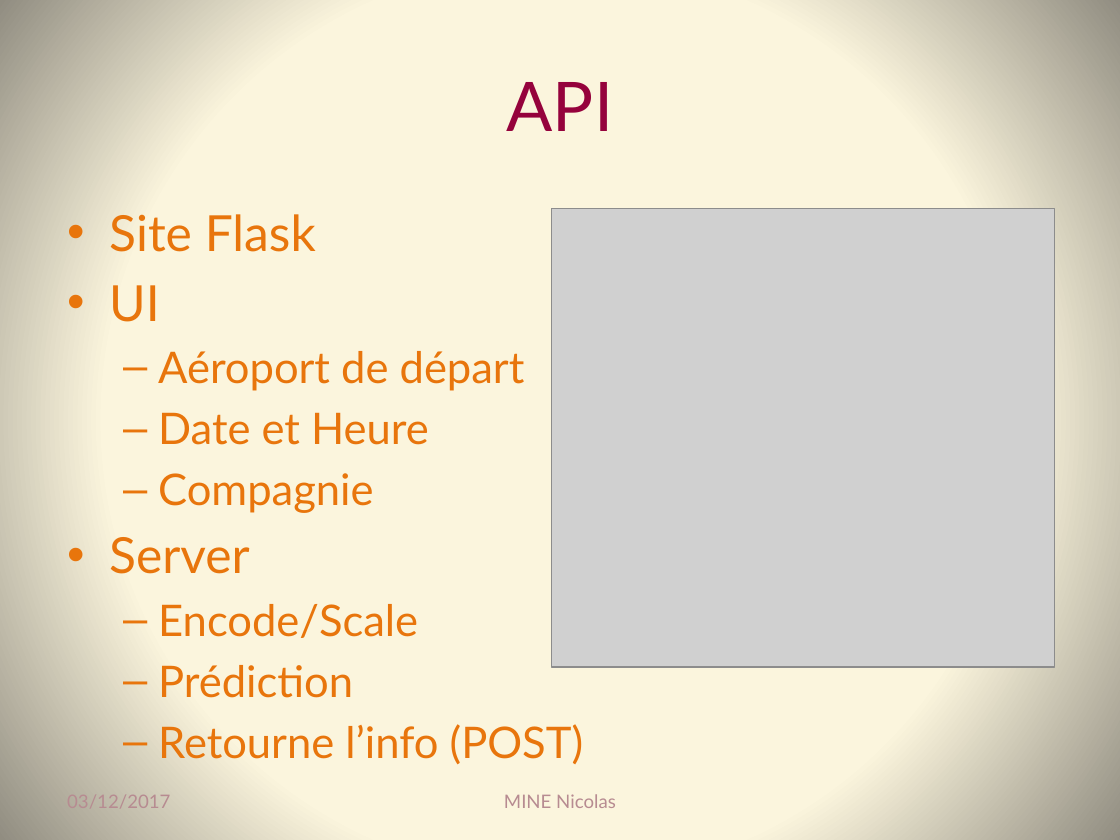
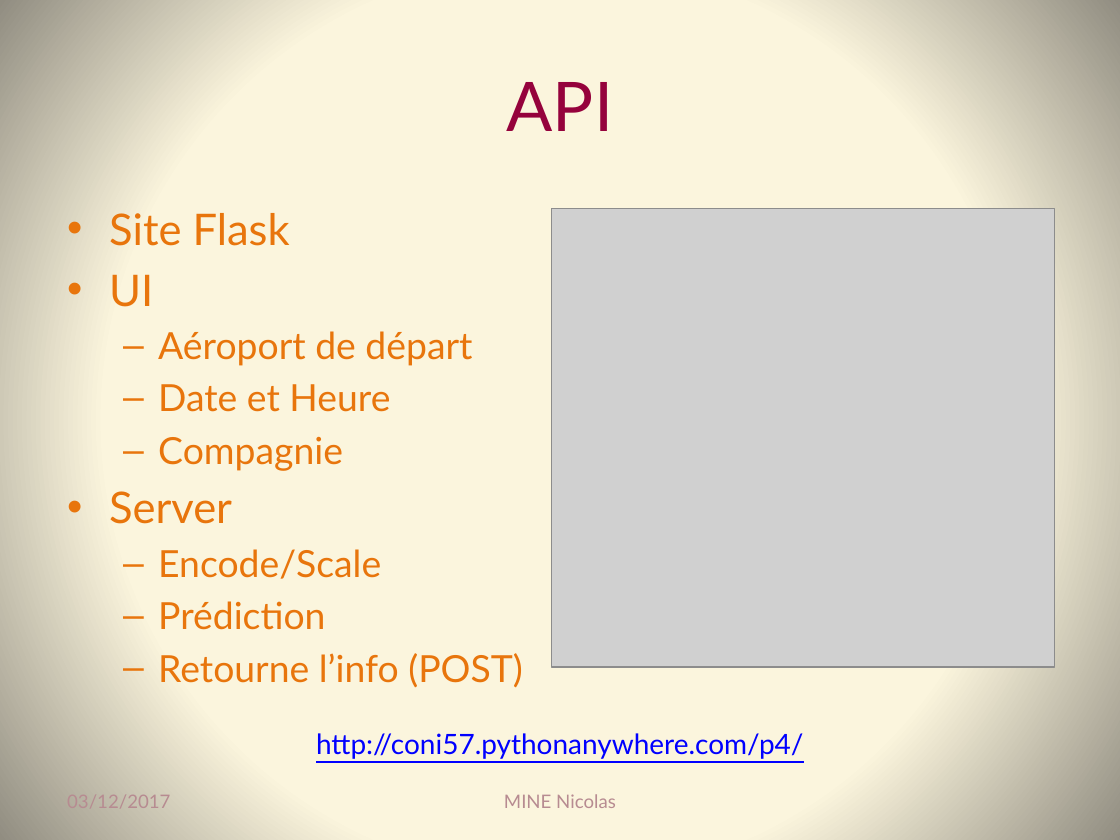
Before and after one commit to Coni63/OC_DS, a slide deck: slide 33 of P4/Presentation-projet_4.pptx. Drawn at 1120x840 pixels with LibreOffice and Linux fonts; fonts in the diff are those of the drawing; grey boxes stand for pictures. Boxes give left, top, right and bottom in pixels: in the first picture for what was removed or moved away, otherwise in the second. Text is boxed around its words. In the diff, an @@ line names an element or a change of style, - is before the commit and + after.

```diff
--- a/P4/Presentation-projet_4.pptx
+++ b/P4/Presentation-projet_4.pptx
@@ text "Site Flask" at <box>109,213,523,688</box>: size 32 to 28 pt in "Site Flask", "UI", "Server"; size 28 to 24 pt in "Aéroport de départ", "Date et Heure", "Compagnie", "Encode/Scale" and 2 more places @@
@@ text added at <box>316,733,804,759</box>, 18 pt, text #0000FF, underline @@
+http://coni57.pythonanywhere.com/p4/
```
Also in this commit, not shown: 1 other file.
